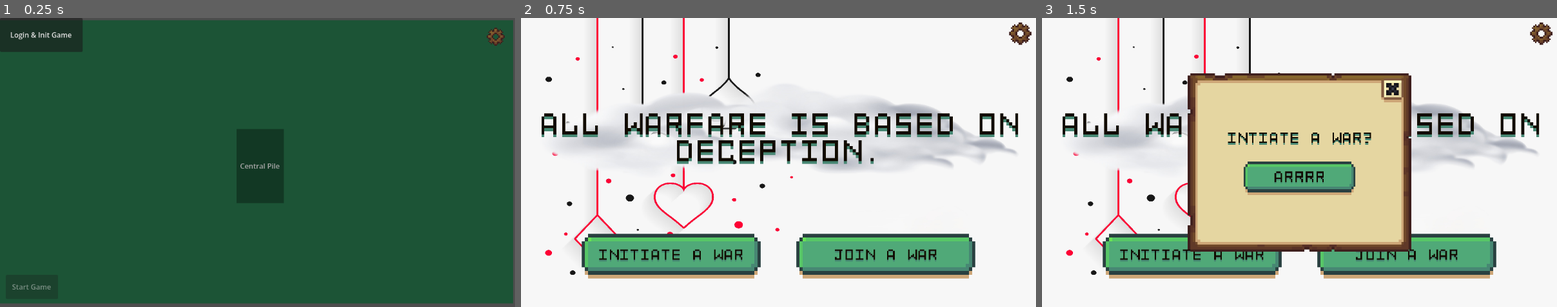
Above: before the commit, frames 1-3 (left to right).
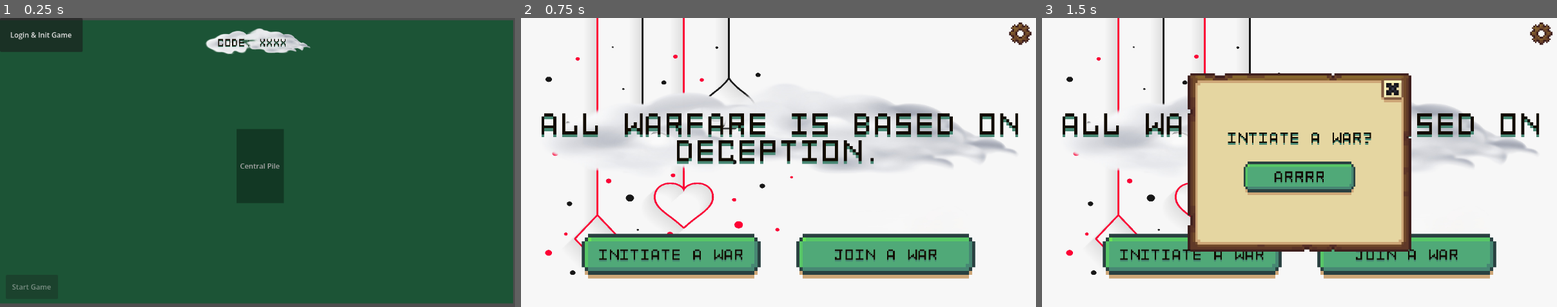
Above: after the commit, the same moments.

Repository: spicywheatbread/art-of-egyptian-war
Game: Godot game, scene res://Assets/Scenes/Game.tscn
The game is run twice, just before and just after one commit, with the same random seed, the same clock (stepped at 60 frames per second) and the same inputs.
Inputs (mouse positions are in pixels of both pictures, inside the frame that each line leads up to):
- Up to frame 1 (0.25 s): no input
- Up to frame 2 (0.75 s): click "Login & Init Game" at 0.5 s
- Up to frame 3 (1.5 s): click (1191, 254) at 1.25 s

The runs differ from the first frame. In frame 1, 1.3% of the frame differs, in the area x 39-98%, y 3-13%; in frame 2, nothing differs; in frame 3, nothing differs.

Commit message:
Create join code display

Diff:
--- a/Assets/Scenes/Game.tscn
+++ b/Assets/Scenes/Game.tscn
@@ -3,7 +3,9 @@
 [ext_resource type="Script" uid="uid://cetk40n3ry0ow" path="res://Assets/Scripts/main_game.gd" id="1_owchf"]
 [ext_resource type="Script" uid="uid://cvat275xsp4qw" path="res://Assets/Scripts/center_pile.gd" id="2_owchf"]
 [ext_resource type="PackedScene" uid="uid://bixoatsoqg66h" path="res://Assets/Scenes/GameObjects/card.tscn" id="3_ltsxh"]
+[ext_resource type="Texture2D" uid="uid://bs6k0o4gr84gp" path="res://Assets/Images/UI/Backgrounds/Cloud.png" id="4_53qdw"]
 [ext_resource type="PackedScene" uid="uid://rg70vbowntkn" path="res://Assets/Scenes/GameObjects/player.tscn" id="4_owchf"]
+[ext_resource type="FontFile" uid="uid://6303at6snnwr" path="res://Assets/Font/Font1.png" id="5_4iy6t"]
 [ext_resource type="PackedScene" uid="uid://llyeweeqjoc5" path="res://Assets/Scenes/GameObjects/settings.tscn" id="5_ltsxh"]
 
 [sub_resource type="Gradient" id="Gradient_3fuio"]
@@ -58,6 +60,44 @@
 shape = SubResource("RectangleShape2D_4iy6t")
 metadata/_edit_group_ = true
 
+[node name="Init Game" type="Button" parent="." unique_id=1269849149]
+offset_right = 185.0
+offset_bottom = 76.0
+text = "Login & Init Game"
+
+[node name="JoinCode" type="TextureRect" parent="." unique_id=678569724]
+offset_left = 453.0
+offset_top = 1.0
+offset_right = 701.0
+offset_bottom = 110.0
+texture = ExtResource("4_53qdw")
+expand_mode = 1
+
+[node name="JoinCodeLabel" type="Label" parent="JoinCode" unique_id=480313532]
+layout_mode = 1
+anchors_preset = 8
+anchor_left = 0.5
+anchor_top = 0.5
+anchor_right = 0.5
+anchor_bottom = 0.5
+offset_left = -82.0
+offset_top = -11.5
+offset_right = 55.0
+offset_bottom = 8.5
+grow_horizontal = 2
+grow_vertical = 2
+theme_override_fonts/font = ExtResource("5_4iy6t")
+theme_override_font_sizes/font_size = 20
+text = "CODE: XXXX"
+
+[node name="Start Game" type="Button" parent="." unique_id=198225173]
+offset_left = 13.0
+offset_top = 576.0
+offset_right = 130.0
+offset_bottom = 630.0
+disabled = true
+text = "Start Game"
+
 [node name="Players" type="Node" parent="." unique_id=690337538]
 
 [node name="P1" parent="Players" unique_id=1284586332 instance=ExtResource("4_owchf")]
@@ -80,20 +120,8 @@
 visible = false
 position = Vector2(266, 327)
 
-[node name="Init Game" type="Button" parent="." unique_id=1269849149]
-offset_right = 185.0
-offset_bottom = 76.0
-text = "Login & Init Game"
-
-[node name="Start Game" type="Button" parent="." unique_id=198225173]
-offset_left = 13.0
-offset_top = 576.0
-offset_right = 130.0
-offset_bottom = 630.0
-disabled = true
-text = "Start Game"
-
 [node name="Settings" parent="." unique_id=671792383 instance=ExtResource("5_ltsxh")]
+visible = false
 
 [connection signal="pressed" from="Init Game" to="." method="_on_button_pressed"]
 [connection signal="pressed" from="Start Game" to="." method="_on_start_game_pressed"]
--- a/Assets/Scripts/main_game.gd
+++ b/Assets/Scripts/main_game.gd
@@ -1,15 +1,19 @@
 extends Node2D
 
+# Variable definition
 var lobby : Dictionary
 var player_count = 1
+var username2node : Dictionary
+
+# Node references
 @export var card_tscn : PackedScene
 
-var username2node : Dictionary
-
 func _ready() -> void:
+	# Connect signals
 	NetworkClient.game_state.connect(_on_game_state)
 	NetworkClient.lobby_state.connect(_on_lobby_state)
 
+	# Fetch most recent lobby state
 	if NetworkClient.last_lobby_state != null:
 		_on_lobby_state(NetworkClient.last_lobby_state)
 
@@ -19,6 +23,7 @@
 func _exit_tree() -> void:
 	pass
 
+# Load game state
 func _on_game_state (payload: Dictionary):
 	var state = payload["room"]["public"]
 	var last_action = state["lastAction"]
@@ -33,6 +38,7 @@
 				node.add_card(new_card)
 				node.set_card_positions()
 
+# Load lobby state
 func _on_lobby_state(payload: Dictionary):
 	var l = payload["lobby"]
 	if not lobby or lobby != l:
@@ -40,6 +46,10 @@
 		configure_lobby()
 
 func configure_lobby():
+	# Display join code
+	$JoinCode/JoinCodeLabel.text = "CODE: " + lobby["gameCode"]
+
+	# Hide then redisplay players according to new lobby state
 	for child in $Players.get_children():
 		child.visible = false
 		child.process_mode = Node.PROCESS_MODE_DISABLED
@@ -58,6 +68,8 @@
 			username2node[username].visible = true
 			username2node[username].process_mode = Node.PROCESS_MODE_ALWAYS
 			player_count += 1
+
+	# Enable start button with enough players (>2)
 	$"Start Game".disabled = lobby["players"].size() < 2
 
 func _on_play_button_pressed():
@@ -84,6 +96,7 @@
 func _on_start_game_pressed() -> void:
 	NetworkClient.start_game()
 	$"Start Game".visible = false
+	$JoinCode.visible = false
 
 
 func _on_settings_changed(color: Color, volume: int) -> void:
